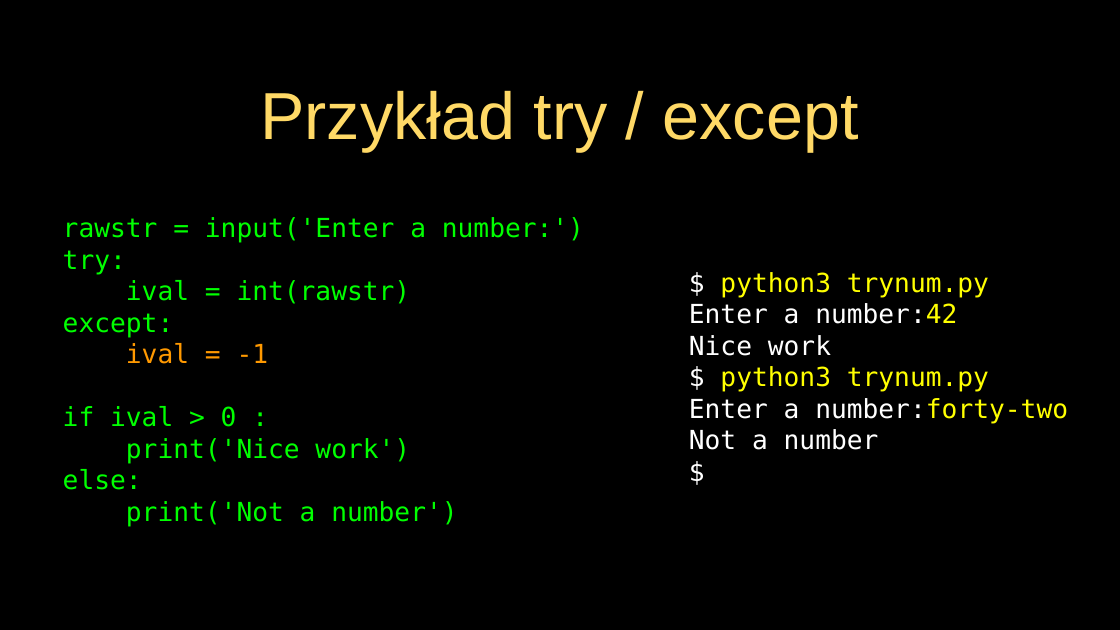
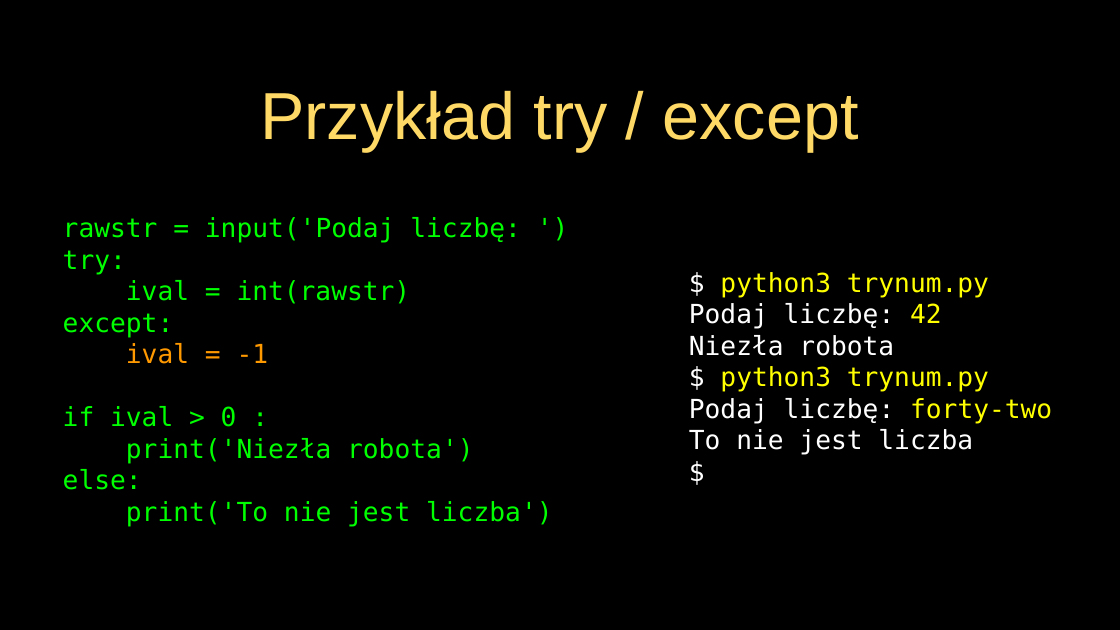
Before and after one commit to andre-wojtowicz/py4e-pl, a slide deck: slide 29 of lectures3/Pythonlearn-03-Conditional.pptx. Drawn at 1120x630 pixels with LibreOffice and Linux fonts; fonts in the diff are those of the drawing. Boxes give left, top, right and bottom in pixels: in the first picture for what was removed or moved away, otherwise in the second. Text is boxed around its words. In the diff, an @@ line names an element or a change of style, - is before the commit and + after.

```diff
--- a/lectures3/Pythonlearn-03-Conditional.pptx
+++ b/lectures3/Pythonlearn-03-Conditional.pptx
@@ text at box(63, 217, 521, 243): text changed @@
-rawstr = input('Enter a number:')
+rawstr = input('Podaj liczbę: ')
@@ text at box(689, 303, 942, 356): text changed @@
-Enter a number:42
-Nice work
+Podaj liczbę: 42
+Niezła robota
@@ text at box(689, 398, 1052, 455): text changed @@
-Enter a number:forty-two
-Not a number
-$
+Podaj liczbę: forty-two
+To nie jest liczba
+$
@@ text at box(126, 438, 473, 464): text changed @@
-print('Nice work')
+print('Niezła robota')
@@ text at box(126, 501, 552, 527): text changed @@
-print('Not a number')
+print('To nie jest liczba')
```
Also in this commit, not shown: 15 other slides changed, 39 other files.
